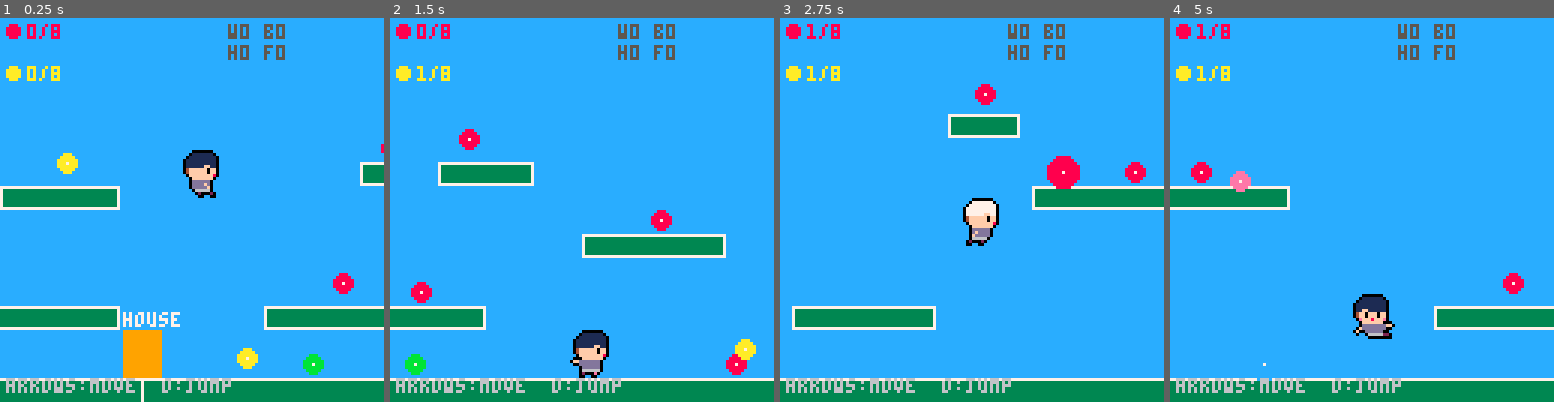
Above: before the commit, frames 1-4 (left to right).
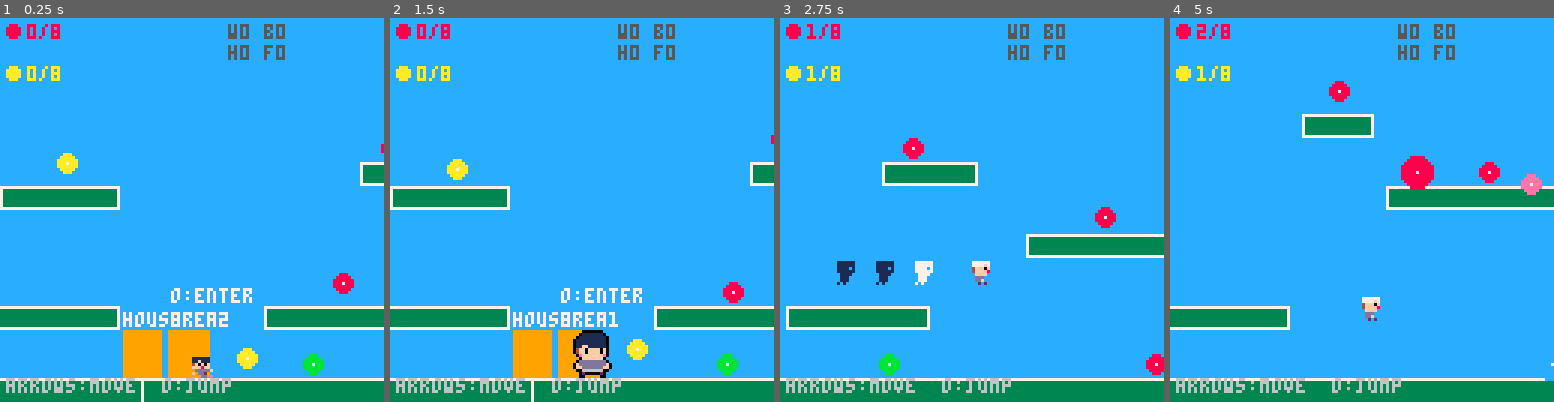
Above: after the commit, the same moments.

Repository: adelacrooz/game1-family-adventure
Game: PICO-8 cartridge game1.p8
Two runs of this game, one before a commit and one after it. Both use one fixed random seed, a clock stepped at 60 frames per second and the inputs below.
Inputs:
- Up to frame 1 (0.25 s): no input
- Up to frame 2 (1.5 s): tap X (X key) at 0.33, 1.07 s; tap O (Z key) at 0.7 s
- Up to frame 3 (2.75 s): hold Right 1.6-2.1 s; tap O (Z key) at 1.7, 2.1, 2.5 s; tap X (X key) at 1.85 s; hold Up 2.15-2.42 s; hold Right from 2.47 s (still down)
- Up to frame 4 (5 s): tap O (Z key) every 0.4 s from 2.9 to 4.9 s; tap X (X key) at 2.97, 4.08 s; release Right at 3.03 s; hold Left 3.08-3.58 s; hold Down 3.63-3.97 s; hold Right 4.02-4.68 s; hold Up from 4.73 s (still down)

The runs differ from the first frame. In frame 1, 2.9% of the frame differs, in the area x 43-66%, y 34-94%; in frame 2, 14%, in the area x 0-100%, y 12-100%; in frame 3, 11%; in frame 4, 13%.

Commit message:
feat: add outdoor2 scene, multi-door portal system, and per-scene sprite sizing
Changes in game1.p8:
- Added outdoor2 scene with its own spawn point (same ground y=112 as outdoor)
- Replaced single hdoor trigger with outdoor_doors table: each outdoor scene
  now has two doors — one to floor1 (house) and one to the other outdoor area
- near_door renamed to near_portal; tracks which specific door table the player
  is near, enabling labelled prompts per door
- goto_scene updated to treat both outdoor scenes as "outdoor" for music
  start/stop logic
- update_player_anim and draw_player now branch on scene=="outdoor" vs other:
  outdoor uses 8x8 new sprites (48–55), outdoor2 + indoors keep 16x16 sprites
  (16–30); ghost trail rendering follows the same per-scene sizing
- x_tap_timer / dash ghost sprite index also picks 8x8 vs 16x16 by scene
- Sprite sheet updated with new 8x8 player walk/jump/dash/land frames
- Synced web/game1.html and web/game1.js to reflect the above changes

Co-Authored-By: Claude Sonnet 4.6 <noreply@anthropic.com>

Diff:
--- a/game1.p8
+++ b/game1.p8
@@ -10,14 +10,17 @@
 scene="outdoor"
 
 spawns={
- outdoor={x=24,y=40},
+ outdoor={x=24,y=112},
+ outdoor2={x=24,y=112},
  floor1={x=61,y=60},
  floor2={x=61,y=60},
  bedroom={x=61,y=60},
 }
 
 function goto_scene(s)
- if scene=="outdoor" and s~="outdoor" then music(-1) end
+ local from_out=scene=="outdoor" or scene=="outdoor2"
+ local to_out=s=="outdoor" or s=="outdoor2"
+ if from_out and not to_out then music(-1) end
  scene=s
  local sp=spawns[s]
  p.x,p.y=sp.x,sp.y
@@ -28,10 +31,10 @@
  wall_dir=0
  wall_timer=0
  ghosts={}
- prev_o=false
- prev_x=false
+ prev_o=btn(4)
+ prev_x=btn(5)
  x_tap_timer=0
- if s=="outdoor" then music(0,7) end
+ if to_out then music(0,7) end
 end
 
 -- ===========================
@@ -113,8 +116,17 @@
  {860,36,32,8, onetop=true},
 }
 
--- house door trigger (left edge of outdoor level)
-hdoor={x=0,y=104,w=14,h=16}
+-- outdoor door sets: house door + inter-level portal, per scene
+outdoor_doors={
+ outdoor={
+  {x=0, y=104,w=14,h=16,dest="floor1",  lbl="house"},
+  {x=16,y=104,w=14,h=16,dest="outdoor2",lbl="area2"},
+ },
+ outdoor2={
+  {x=0, y=104,w=14,h=16,dest="floor1",  lbl="house"},
+  {x=16,y=104,w=14,h=16,dest="outdoor", lbl="area1"},
+ },
+}
 
 -- ===========================
 -- music notes
@@ -203,7 +215,7 @@
 }
 
 near_node=nil      -- set each frame in update_outdoor
-near_door=false    -- true when player is touching the house door
+near_portal=nil    -- set to door table when player is near an outdoor door
 res_flash=0        -- pickup feedback countdown
 last_gathered=""   -- type name of last gathered resource
 
@@ -677,7 +689,8 @@
 function update_player_anim()
  p.anim_t+=1
  -- indoors treat player as always grounded
- local grnd=scene~="outdoor" or p.on_ground
+ local is_out=scene=="outdoor" or scene=="outdoor2"
+ local grnd=not is_out or p.on_ground
  -- landing flash
  if grnd and not p.prev_on_ground then
   if suppress_lf then suppress_lf=false
@@ -699,25 +712,45 @@
 end
 
 function get_player_spr()
- local grnd=scene~="outdoor" or p.on_ground
+ local is_out=scene=="outdoor" or scene=="outdoor2"
+ local grnd=not is_out or p.on_ground
  local fx=p.facing<0
- if p.land_flash>0 then return 30,p.is_dir_flash~=fx end
- if not grnd then
-  if dash_timer>0 then return 26,fx end
-  if p.vy<0 then return 26,fx else return 28,fx end
- end
- if abs(p.vx)>0.1 then
-  local spd=btn(5) and 4 or 6
-  return 20+flr(p.anim_t/spd)%3*2,fx
- end
- return 16+flr(p.anim_t/20)%2*2,fx
+ if scene=="outdoor" then
+  -- 8x8 new sprites
+  if p.land_flash>0 then return 55,p.is_dir_flash~=fx end
+  if not grnd then
+   if dash_timer>0 then return 53,fx end
+   if p.vy<0 then return 53,fx else return 54,fx end
+  end
+  if abs(p.vx)>0.1 then
+   local spd=btn(5) and 4 or 6
+   return 50+flr(p.anim_t/spd)%3,fx
+  end
+  return 48+flr(p.anim_t/20)%2,fx
+ else
+  -- 16x16 old sprites (outdoor2 and all indoor scenes)
+  if p.land_flash>0 then return 30,p.is_dir_flash~=fx end
+  if not grnd then
+   if dash_timer>0 then return 26,fx end
+   if p.vy<0 then return 26,fx else return 28,fx end
+  end
+  if abs(p.vx)>0.1 then
+   local spd=btn(5) and 4 or 6
+   return 20+flr(p.anim_t/spd)%3*2,fx
+  end
+  return 16+flr(p.anim_t/20)%2*2,fx
+ end
 end
 
 function draw_player()
  local s,fx=get_player_spr()
  local flash=not p.can_dash or (dash_timer>0 and dash_is_ground)
  if flash then pal(1,7) end
- spr(s,p.x-5,p.y-8,2,2,fx)
+ if scene=="outdoor" then
+  spr(s,p.x-1,p.y,1,1,fx)
+ else
+  spr(s,p.x-5,p.y-8,2,2,fx)
+ end
  if flash then pal(1,1) end
 end
 
@@ -725,7 +758,7 @@
 -- update
 -- ===========================
 function _update()
- if scene=="outdoor" then
+ if scene=="outdoor" or scene=="outdoor2" then
   update_outdoor()
  else
   update_indoor()
@@ -752,8 +785,13 @@
   end
  end
 
- -- house door proximity
- near_door=rect_overlap(p.x,p.y,p.w,p.h,hdoor.x,hdoor.y,hdoor.w,hdoor.h)
+ -- door proximity
+ near_portal=nil
+ for d in all(outdoor_doors[scene]) do
+  if rect_overlap(p.x,p.y,p.w,p.h,d.x,d.y,d.w,d.h) then
+   near_portal=d break
+  end
+ end
 
  if p.on_ground then
   coyote_timer=coyote_frames
@@ -803,8 +841,8 @@
 
  local o_press=btn(4) and not prev_o
  if o_press then
-  if near_door then
-   goto_scene("floor1")
+  if near_portal then
+   goto_scene(near_portal.dest)
    return
   elseif near_critter and inv.net>0 then
    caught[near_critter.typ]=true
@@ -839,9 +877,9 @@
    end
    p.vx=dash_dvx
    p.vy=dash_dvy
-   dash_spr=26
+   dash_spr=scene=="outdoor" and 53 or 26
    sfx(8)
-   add(ghosts,{x=p.x,y=p.y,fx=p.facing<0,t=8,s=26})
+   add(ghosts,{x=p.x,y=p.y,fx=p.facing<0,t=8,s=dash_spr})
    dash_timer=dash_frames
    dash_is_ground=false
    p.can_dash=false
@@ -864,7 +902,7 @@
    if dx==0 then dx=p.facing end
    dash_dvx=dx*dash_spd
    dash_dvy=0
-   dash_spr=26
+   dash_spr=scene=="outdoor" and 53 or 26
    sfx(8)
    p.vx=dash_dvx
    dash_timer=dash_frames
@@ -955,7 +993,7 @@
 -- draw
 -- ===========================
 function _draw()
- if scene=="outdoor" then
+ if scene=="outdoor" or scene=="outdoor2" then
   draw_outdoor()
  else
   draw_indoor()
@@ -990,11 +1028,13 @@
   circfill(n.x+2,by+2,3,n.c)
   pset(n.x+2,by+2,7)
  end
- -- house door
- rectfill(hdoor.x,hdoor.y,hdoor.x+hdoor.w-1,119,9)
- print("house",1,hdoor.y-6,7)
- if near_door then
-  print("o:enter",1,hdoor.y-14,7)
+ -- doors
+ for d in all(outdoor_doors[scene]) do
+  rectfill(d.x,d.y,d.x+d.w-1,119,9)
+  print(d.lbl,d.x+1,d.y-6,7)
+  if near_portal==d then
+   print("o:enter",d.x+1,d.y-14,7)
+  end
  end
 end
 
@@ -1023,7 +1063,11 @@
   local gc=g.t>4 and 7 or 1
   palt(0,true)
   for c=1,15 do pal(c,gc) end
-  spr(g.s,g.x-5,g.y-8,2,2,g.fx)
+  if scene=="outdoor" then
+   spr(g.s,g.x-1,g.y,1,1,g.fx)
+  else
+   spr(g.s,g.x-5,g.y-8,2,2,g.fx)
+  end
   pal()
   palt(0,false)
   palt(5,true)
@@ -1145,22 +1189,30 @@
 5550066666660055555506666666055555500dddddd05555555506666660555555500dddddd0555555550666660555555555506666605555550f00dddddd0055
 555502000002055555550200000205555502200000e05555555502000e055555550ee00000205555555020002055555555555502000205555550550666662205
 55550055555005555555005555500555555005555005555555550055005555555550055550055555555005500555555555555550055005555555555000000005
-…(19 lines of a section not shown)…
+51111115511111155111111551111115511111155111111551111115555555550000000000000000000000000000000000000000000000000000000000000000
+511f1115511f111551111f1551111f1551111f1551111f1551111f15511111150000000000000000000000000000000000000000000000000000000000000000
+54f0f0f554f0f0f554fff0f554fff0f554fff0f554fff0f554fff0f5511f11150000000000000000000000000000000000000000000000000000000000000000
+5fefffe55fef8fe554ffff8554ffff8554ffff8554ffff8554ffff8554f0f0f50000000000000000000000000000000000000000000000000000000000000000
+55ffff555dddddd555ffff5555ffff5555ffff5555ffff5555ffff555fff8ff50000000000000000000000000000000000000000000000000000000000000000
+5dddddd5f5dddd5ffdddd555fdddd555fdddd55555ddd55555ddd55555dddddf0000000000000000000000000000000000000000000000000000000000000000
+f5dddd5f55dddd5555ddd55555ddd55555ddd55555fdd55555ddf5555f5dd2550000000000000000000000000000000000000000000000000000000000000000
+55255255552552552255e5555525e555ee55255552525555555252555555ddee0000000000000000000000000000000000000000000000000000000000000000
+…(19 lines of a section not shown)…
Not shown, changed: web/game1.html
Not shown, changed: web/game1.js
